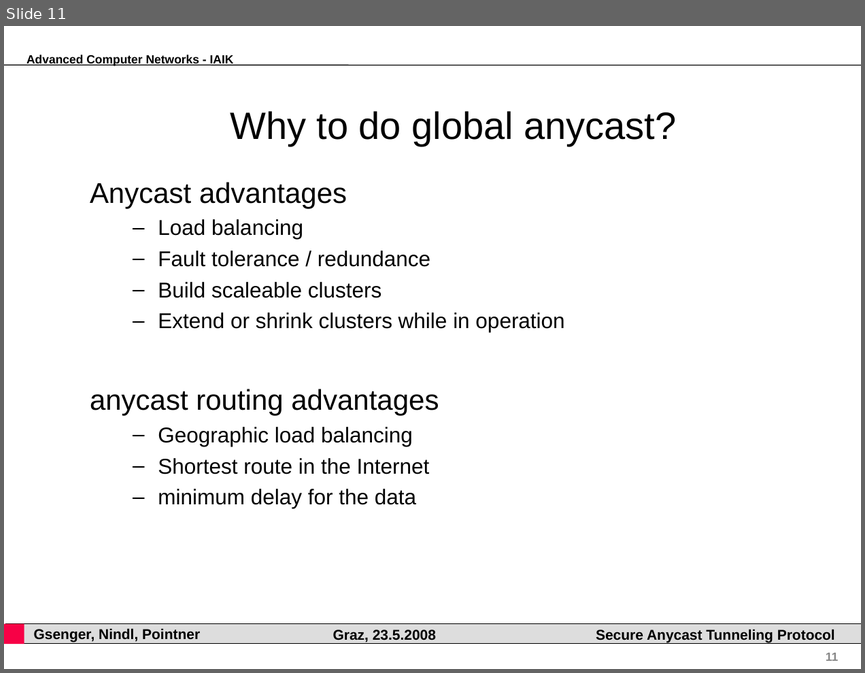
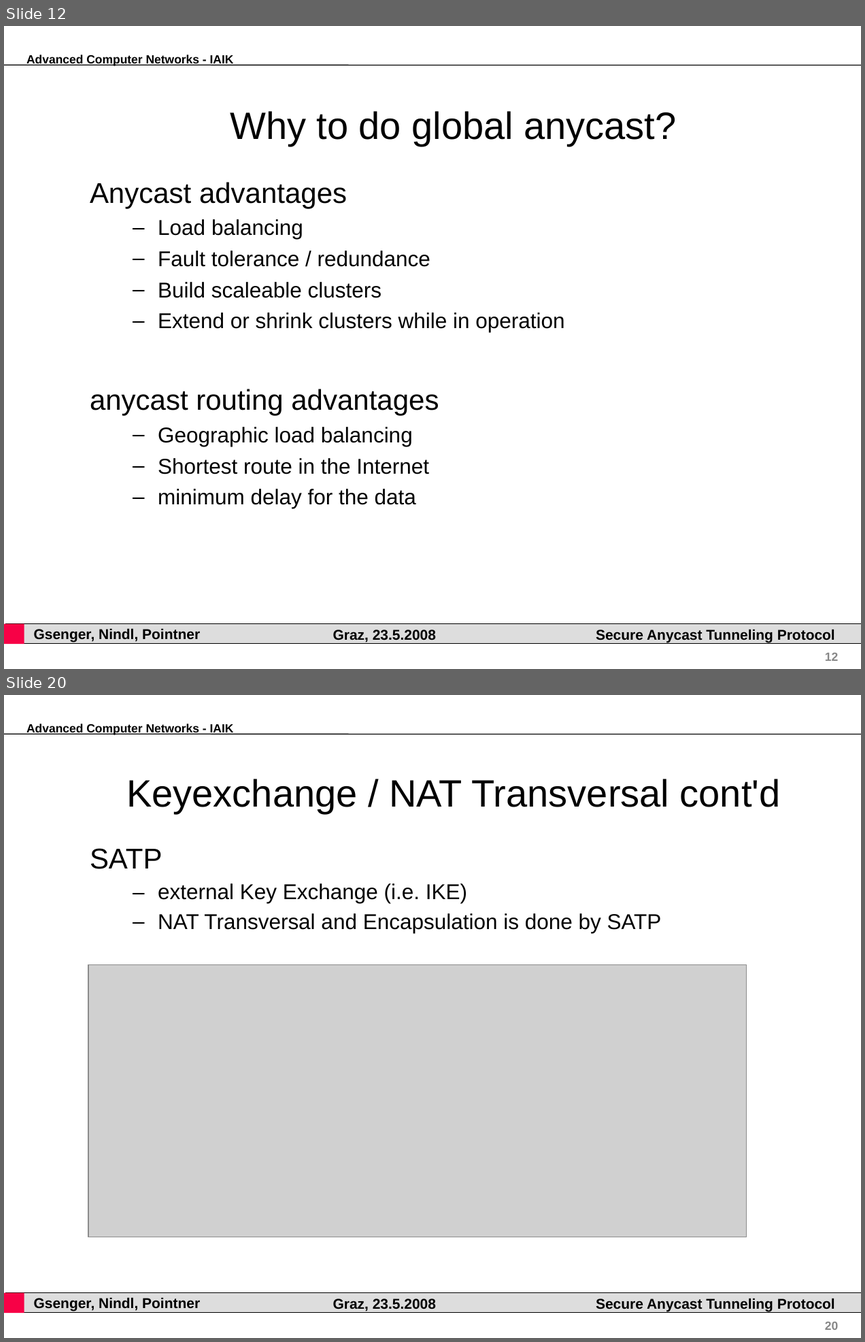
Before and after one commit to pyhedgehog/anytun, a slide deck: papers/acn.ppt. Shown one above the other, each under a label of ours: slide 11 before the commit, slides 12 and 20 after it; the slides between them are not shown. The pictures are 865x673 and 865x1342 pixels, drawn with LibreOffice and Linux fonts; fonts in the diff are those of the drawing; grey boxes stand for pictures; background and template pictures are left out. Boxes give left, top, right and bottom in pixels: in the first picture for what was removed or moved away, otherwise in the second. Text is boxed around its words. In the diff, an @@ line names an element or a change of style, - is before the commit and + after.

Commit message:
added 2nd part (SATP) of acn presentation

```diff
--- a/papers/acn.ppt
+++ b/papers/acn.ppt
@@ slide 20 added at (4,695,861,1338), background #FFFFFF; not listed: 7 template elements that a slide beside it also shows @@
@@ title added at (126,779,781,813), 32 pt, text #000000 @@
+Keyexchange / NAT Transversal cont'd
@@ text added at (90,848,662,933), 18 pt, text #000000 @@
+SATP
+  – external Key Exchange (i.e. IKE)
+  – NAT Transversal and Encapsulation is done by SATP
@@ picture added at (88,965,746,1238) @@
@@ what was slide 11 is now slide 12 @@
@@ page number at (825,652,838,660): text changed @@
-11
+12
```
Also in this commit, not shown: 17 other slides added, 1 slide removed, 10 other files.
